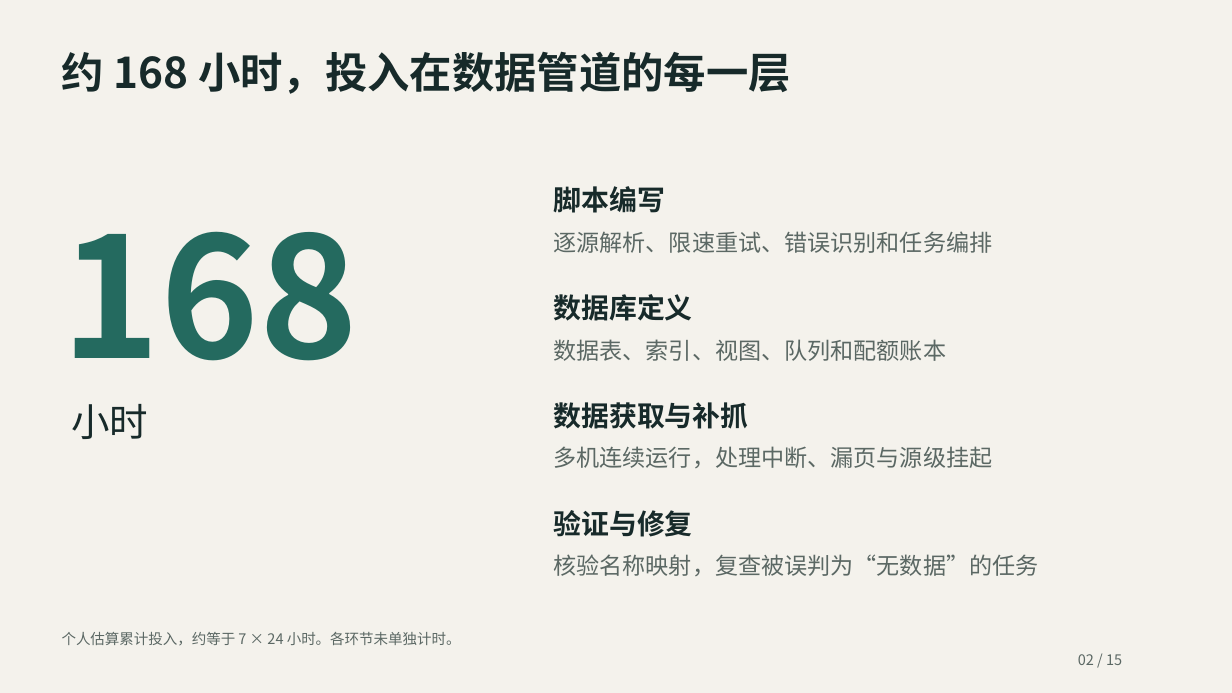
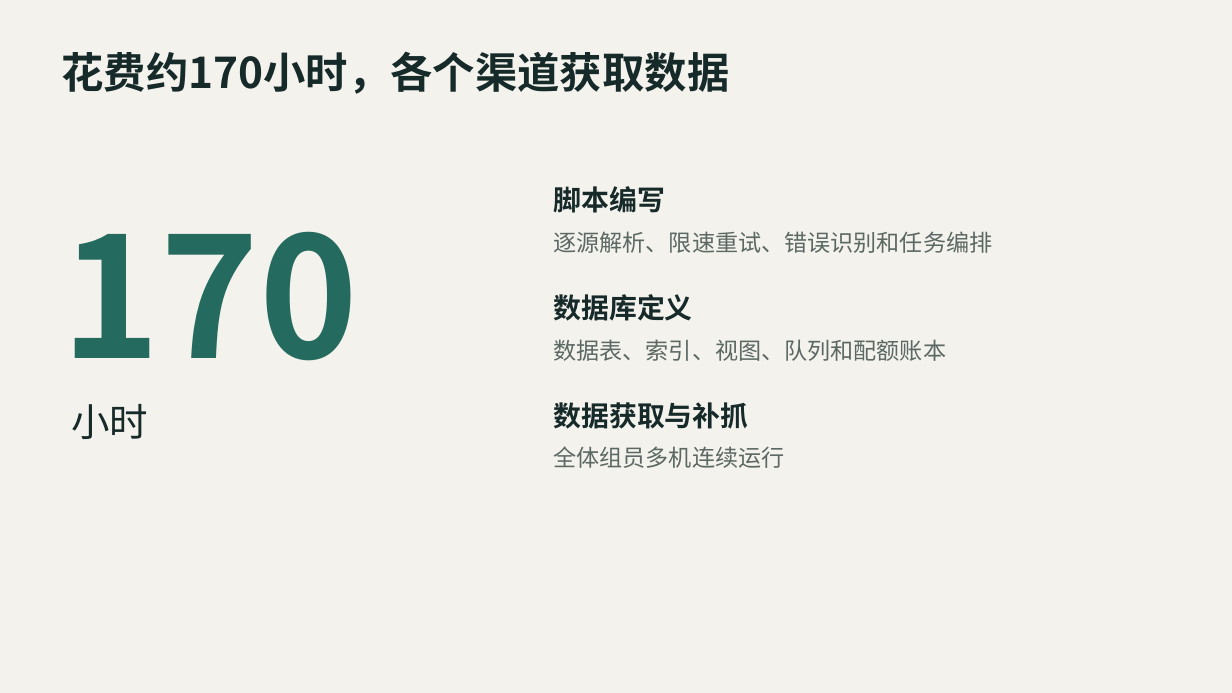
Before and after one commit to WwhdsOne/achievement-analytics, a slide deck: slide 3 of docs/presentations/数据获取与后续计划-2026-10-13-最终版.pptx (slide 2 before the commit). Drawn at 1232x693 pixels with LibreOffice and Linux fonts; fonts in the diff are those of the drawing. Boxes give left, top, right and bottom in pixels: in the first picture for what was removed or moved away, otherwise in the second. Text is boxed around its words. In the diff, an @@ line names an element or a change of style, - is before the commit and + after.

Commit message:
docs: 补充数据质量提醒并更新汇报材料
docs/data-report.md 新增三条实测发现，都直接影响后续建模的口径：

- price_cents 币种不一致，不能当金额用：商店搜索与 appdetails 都按请求 IP 推断地区
  返回价格，而两张表都只存整数没存币种（日元/韩元 0 位小数会被放大 100 倍）。
  实证同一游戏两表差 130 倍，价格分析只能用 is_free 二值
- store_search_games.tag_ids 未解码：存的是 Steam 官方标签数字 ID（429 个不同标签），
  覆盖 100%，补齐 tagid→名称 字典即可给全量游戏配上细粒度标签
- 商店评价三件套只有 72.1%：缺失与「冷门」高度相关，分析时需注意

同批更新 docs/presentations/ 的汇报材料。

```diff
--- a/docs/presentations/数据获取与后续计划-2026-10-13-最终版.pptx
+++ b/docs/presentations/数据获取与后续计划-2026-10-13-最终版.pptx
@@ text at [62,51,730,94]: text changed @@
-约 168 小时，投入在数据管道的每一层
+花费约170小时，各个渠道获取数据
@@ text at [62,231,358,361]: text changed @@
-168
+170
@@ text at [553,446,784,468]: text changed @@
-多机连续运行，处理中断、漏页与源级挂起
+全体组员多机连续运行
@@ text removed at [553,510,692,537] @@
-验证与修复
@@ text removed at [553,554,1038,576] @@
-核验名称映射，复查被误判为“无数据”的任务
@@ text removed at [62,632,461,646] @@
-个人估算累计投入，约等于 7 × 24 小时。各环节未单独计时。
@@ text removed at [1078,654,1122,665] @@
-02 / 15
```
Also in this commit, not shown: 5 other slides changed, 2 slides removed, 1 other file.
